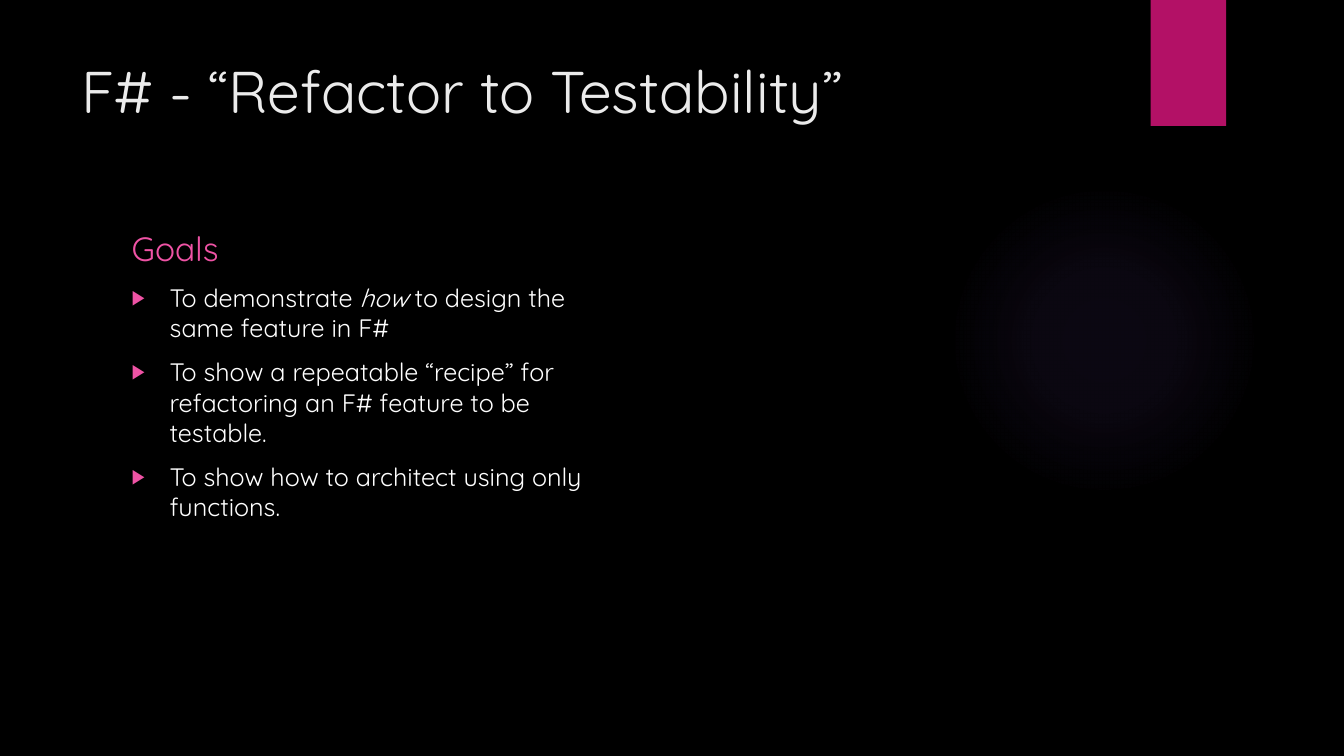
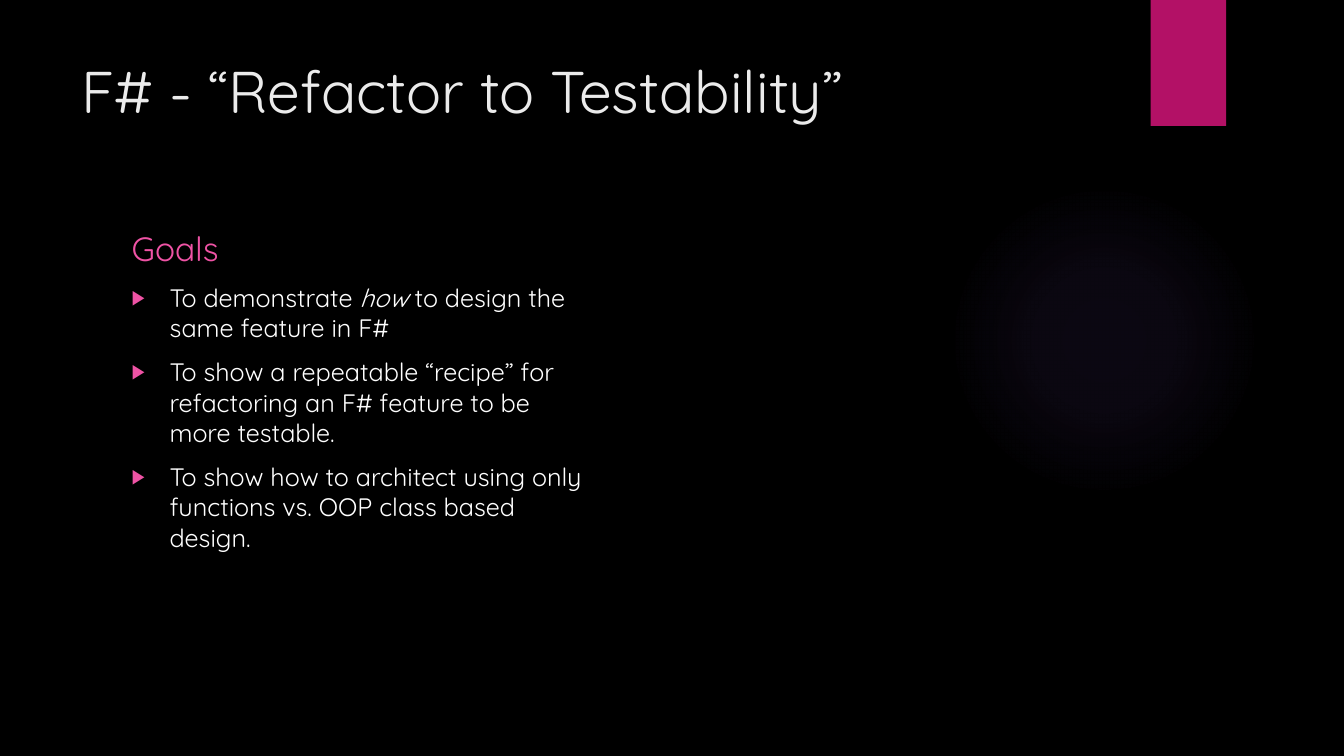
Before and after one commit to JordanMarr/TradeMinderFSharp, a slide deck: slide 11 of TradeMinder F# - C#.pptx. Drawn at 1344x756 pixels with LibreOffice and Linux fonts; fonts in the diff are those of the drawing; background and template pictures are left out. Boxes give left, top, right and bottom in pixels: in the first picture for what was removed or moved away, otherwise in the second. Text is boxed around its words. In the diff, an @@ line names an element or a change of style, - is before the commit and + after.

```diff
--- a/TradeMinder F# - C#.pptx
+++ b/TradeMinder F# - C#.pptx
@@ text at (170, 362, 581, 552): text changed @@
-▶ To show a repeatable “recipe” for refactoring an F# feature to be testable.
-▶ To show how to architect using only functions.
+▶ To show a repeatable “recipe” for refactoring an F# feature to be more testable.
+▶ To show how to architect using only functions vs. OOP class based design.
```
Also in this commit, not shown: 15 other slides changed, 1 slide added, 1 slide removed.
